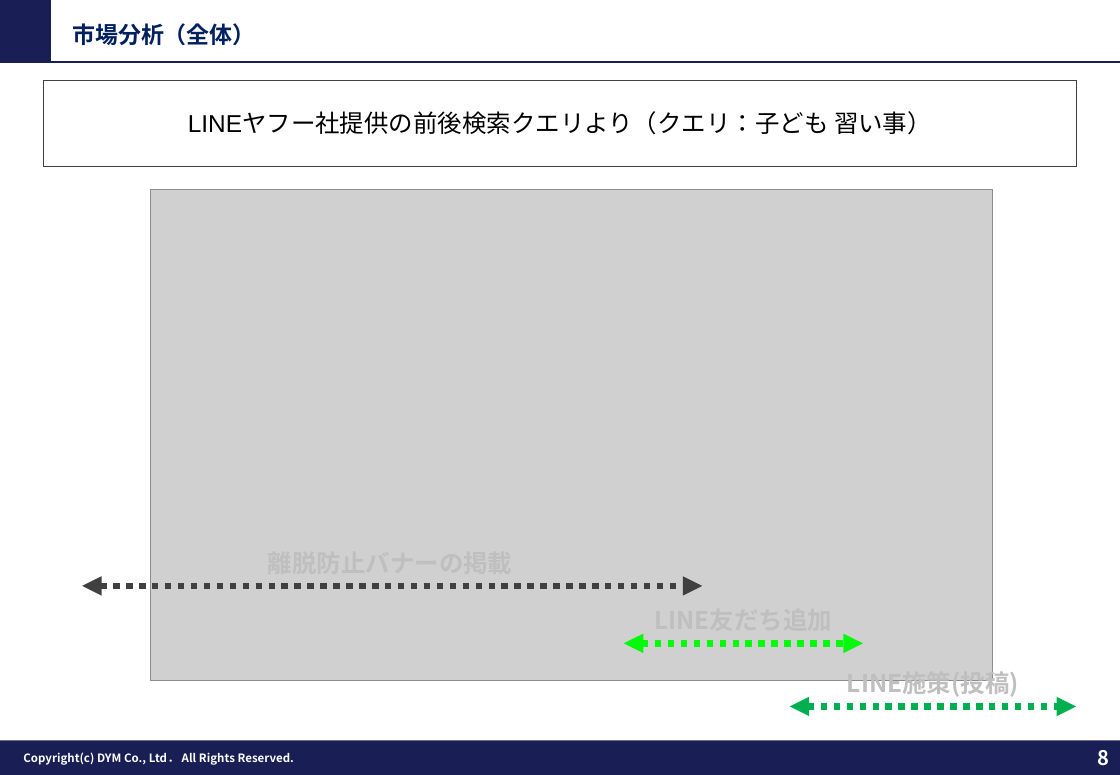
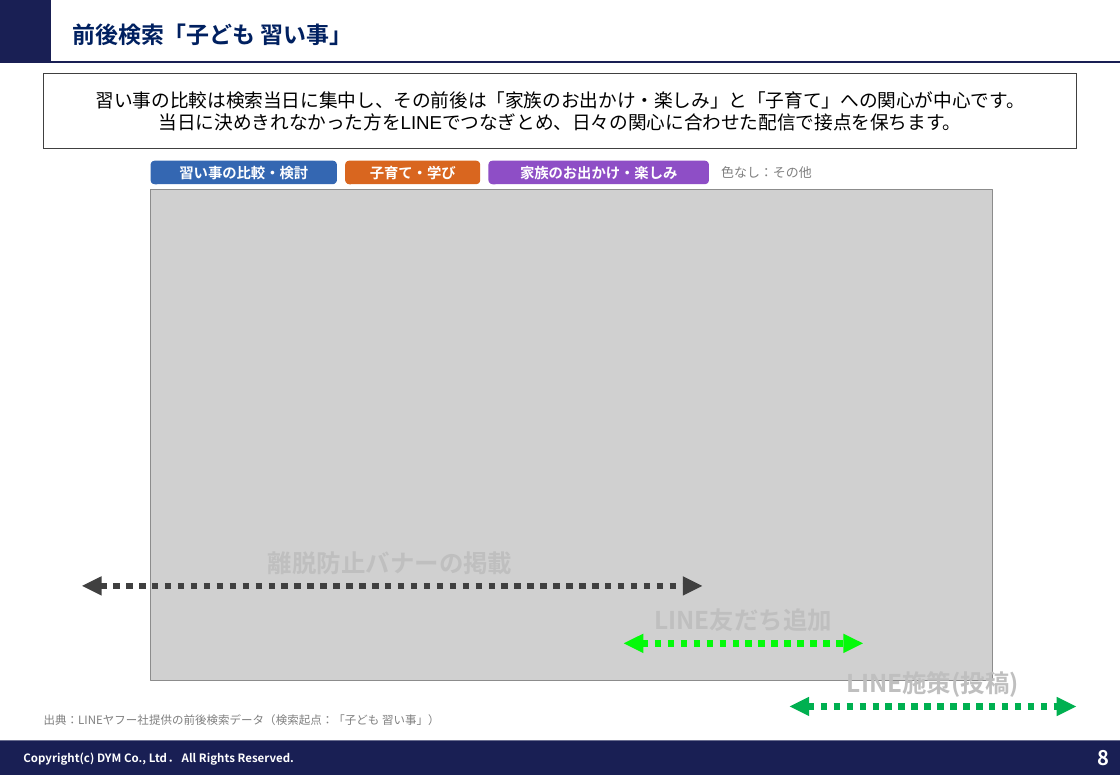
Before and after one commit to tonomura-r-dev/folder, a slide deck: slide 8 of 202609_株式会社やる気スイッチグループ御中_LINE公式アカウント運用のご提案_ver2_4.pptx. Drawn at 1120x775 pixels with LibreOffice and Linux fonts; fonts in the diff are those of the drawing; grey boxes stand for pictures; background and template pictures are left out. Boxes give left, top, right and bottom in pixels: in the first picture for what was removed or moved away, otherwise in the second. Text is boxed around its words. In the diff, an @@ line names an element or a change of style, - is before the commit and + after.

```diff
--- a/202609_株式会社やる気スイッチグループ御中_LINE公式アカウント運用のご提案_ver2_4.pptx
+++ b/202609_株式会社やる気スイッチグループ御中_LINE公式アカウント運用のご提案_ver2_4.pptx
@@ text at bbox=[72, 23, 353, 45]: text changed @@
-市場分析（全体）
+前後検索「子ども 習い事」
@@ rectangle "習い事の比較は検索当日に集中し、その前後は「家族のお出かけ・楽しみ」と「子育て」への関心が中心です。": place and size @@
-rectangle "習い事の比較は検索当日に集中し、その前後は「家族のお出かけ・楽しみ」と「子育て」への関心が中心です。" at bbox=[43, 80, 1077, 165]
+rectangle "習い事の比較は検索当日に集中し、その前後は「家族のお出かけ・楽しみ」と「子育て」への関心が中心です。" at bbox=[43, 73, 1077, 149]
@@ text in rectangle at bbox=[96, 91, 1025, 131]: text changed; size 17 to 13 pt @@
-LINEヤフー社提供の前後検索クエリより（クエリ：子ども 習い事）
+習い事の比較は検索当日に集中し、その前後は「家族のお出かけ・楽しみ」と「子育て」への関心が中心です。
+当日に決めきれなかった方をLINEでつなぎとめ、日々の関心に合わせた配信で接点を保ちます。
@@ rounded rectangle added at bbox=[151, 161, 337, 185], fill #3467B2, 10 pt, text #FFFFFF, bold @@
+習い事の比較・検討
@@ rounded rectangle added at bbox=[345, 161, 481, 185], fill #D9661F, 10 pt, text #FFFFFF, bold @@
+子育て・学び
@@ rounded rectangle added at bbox=[488, 161, 708, 185], fill #8E4EC6, 10 pt, text #FFFFFF, bold @@
+家族のお出かけ・楽しみ
@@ text added at bbox=[721, 166, 812, 178], 9 pt, text #7F7F7F @@
+色なし：その他
@@ text added at bbox=[44, 714, 440, 725], 8 pt, text #7F7F7F @@
+出典：LINEヤフー社提供の前後検索データ（検索起点：「子ども 習い事」）
```
Also in this commit, not shown: 2 other slides changed, 6 other files.
